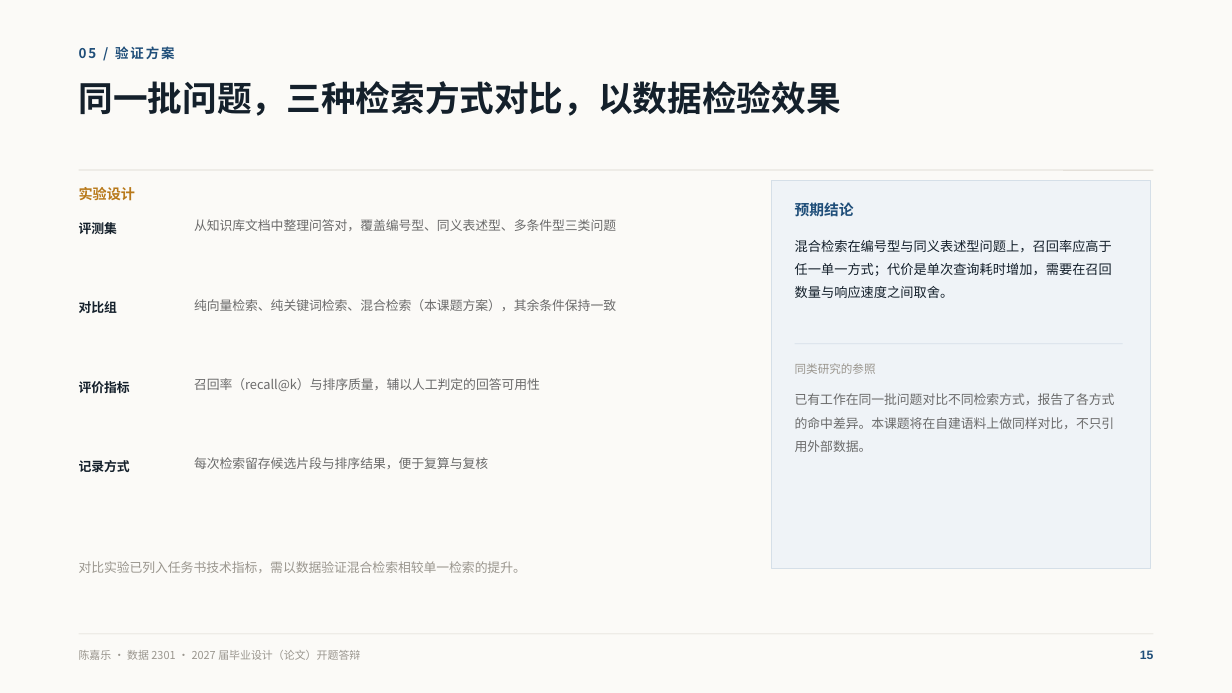
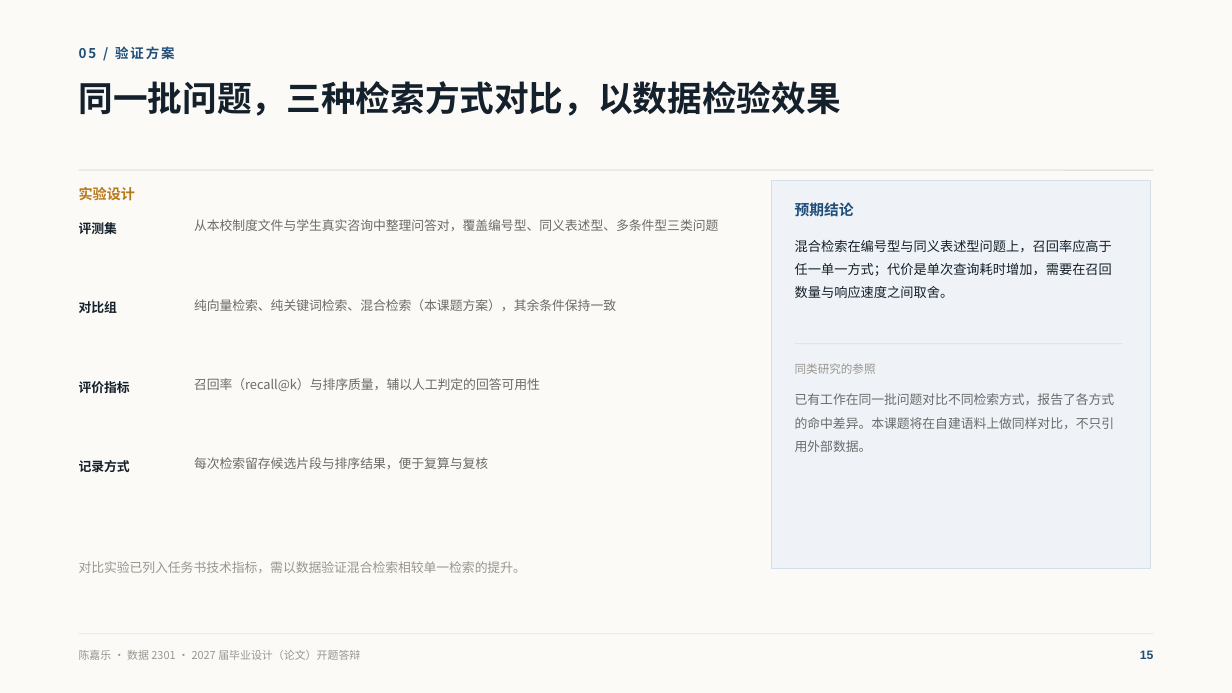
Before and after one commit to CJLOdyssey/ragbase, a slide deck: slide 15 of 开题答辩PPT_陈嘉乐.pptx. Drawn at 1232x693 pixels with LibreOffice and Linux fonts; fonts in the diff are those of the drawing. Boxes give left, top, right and bottom in pixels: in the first picture for what was removed or moved away, otherwise in the second. Text is boxed around its words. In the diff, an @@ line names an element or a change of style, - is before the commit and + after.

```diff
--- a/开题答辩PPT_陈嘉乐.pptx
+++ b/开题答辩PPT_陈嘉乐.pptx
@@ text at [194,219,718,231]: text changed @@
-从知识库文档中整理问答对，覆盖编号型、同义表述型、多条件型三类问题
+从本校制度文件与学生真实咨询中整理问答对，覆盖编号型、同义表述型、多条件型三类问题
```
Also in this commit, not shown: 2 other slides changed, 5 other files.
